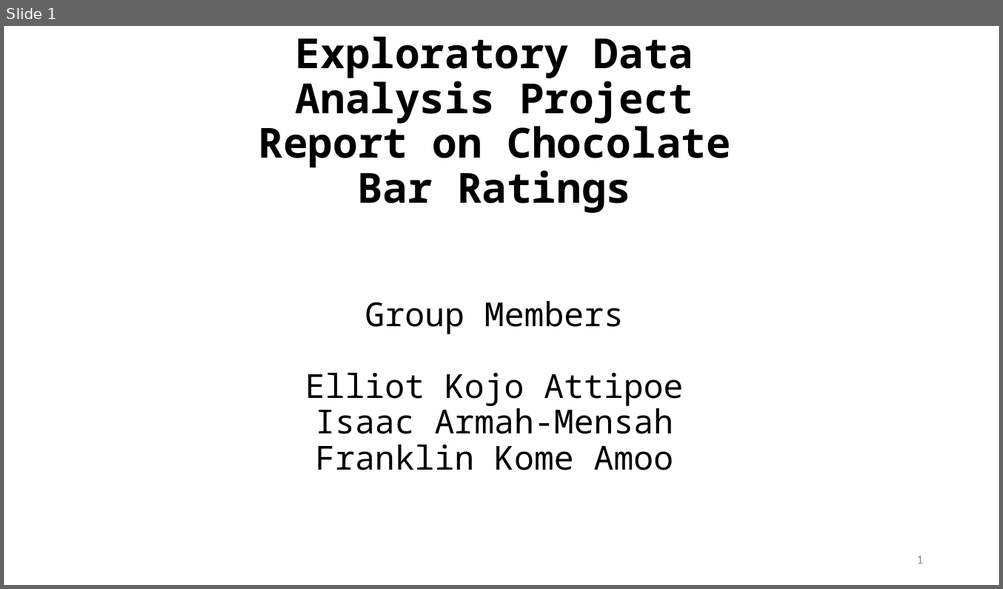
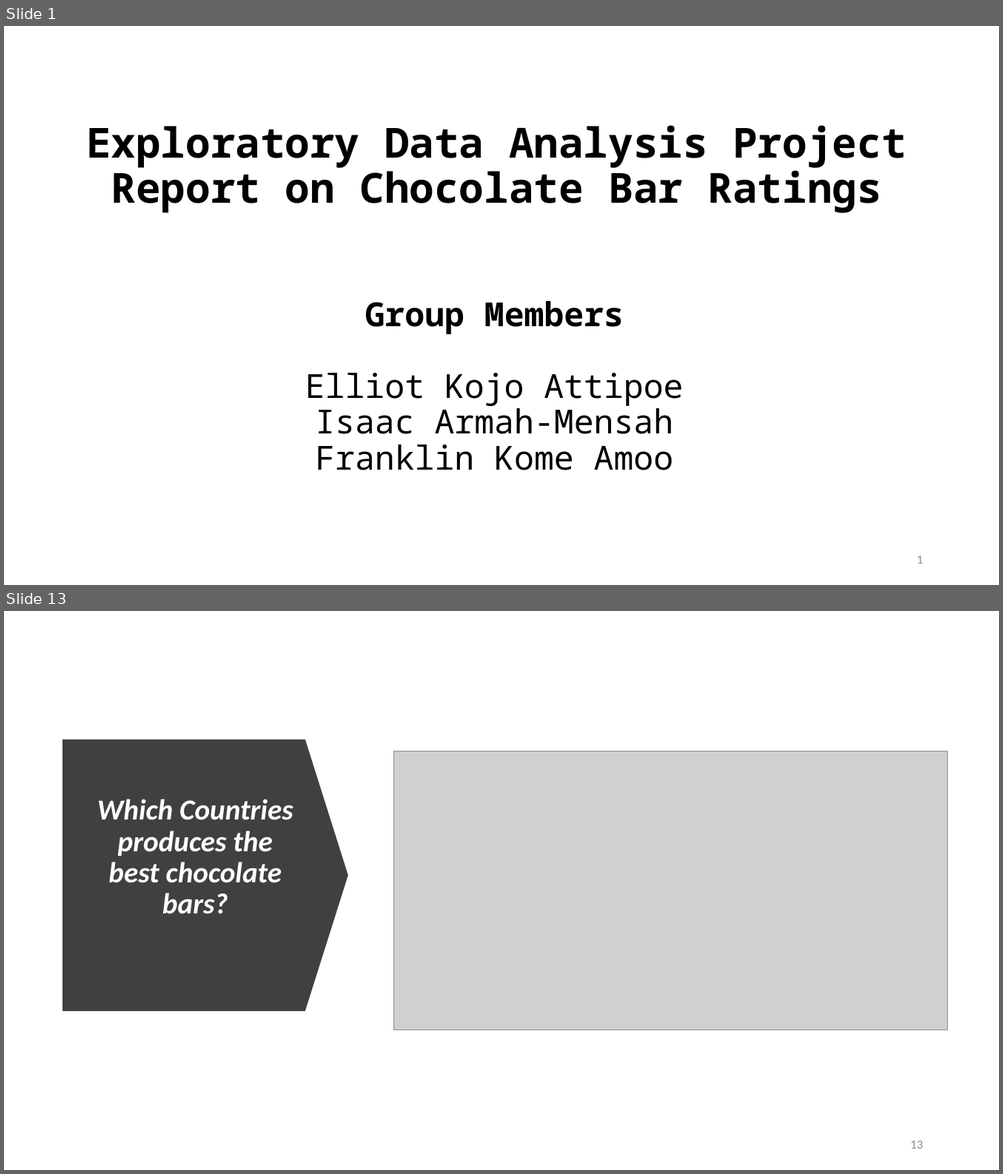
Before and after one commit to iamensah/Exploratory-Data-Analysis, a slide deck: EDA on Flavour of Cacao.pptx. Shown one above the other, each under a label of ours: slide 1 before the commit, slides 1 and 13 after it; the slides between them are not shown. The pictures are 1003x589 and 1003x1174 pixels, drawn with LibreOffice and Linux fonts; fonts in the diff are those of the drawing; grey boxes stand for pictures. Boxes give left, top, right and bottom in pixels: in the first picture for what was removed or moved away, otherwise in the second. Text is boxed around its words. In the diff, an @@ line names an element or a change of style, - is before the commit and + after.

```diff
--- a/EDA on Flavour of Cacao.pptx
+++ b/EDA on Flavour of Cacao.pptx
@@ slide 13 added at bbox=[4, 611, 999, 1170], background #FFFFFF @@
@@ down arrow added at bbox=[63, 739, 349, 1011], fill #404040 @@
@@ picture added at bbox=[393, 752, 947, 1031] @@
@@ title added at bbox=[97, 799, 293, 914], 28 pt, text #FFFFFF, bold, italic @@
+Which Countries produces the best chocolate bars?
@@ page number added at bbox=[910, 1141, 922, 1149], 12 pt, text #8C8C8C @@
+13
@@ slide 1 changed as well @@
@@ title "Exploratory Data Analysis Project Report ..." rewrapped from bbox=[259, 36, 731, 213] to bbox=[86, 125, 906, 213] @@
@@ subtitle at bbox=[365, 301, 623, 335]: bold on in "Group Members" @@
```
Also in this commit, not shown: 6 other slides changed, 8 other slides added, 1 slide removed, 4 other files.
